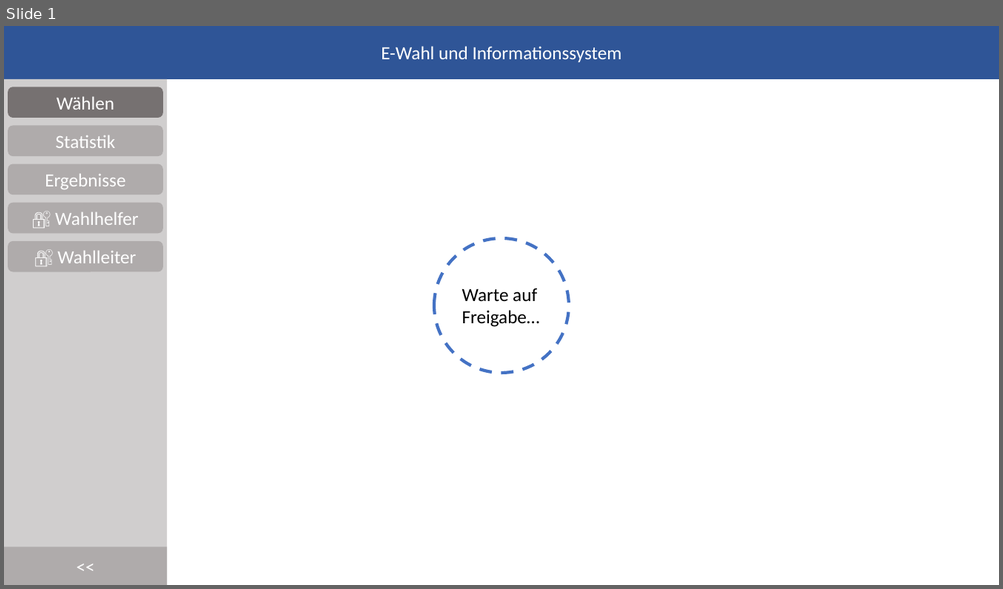
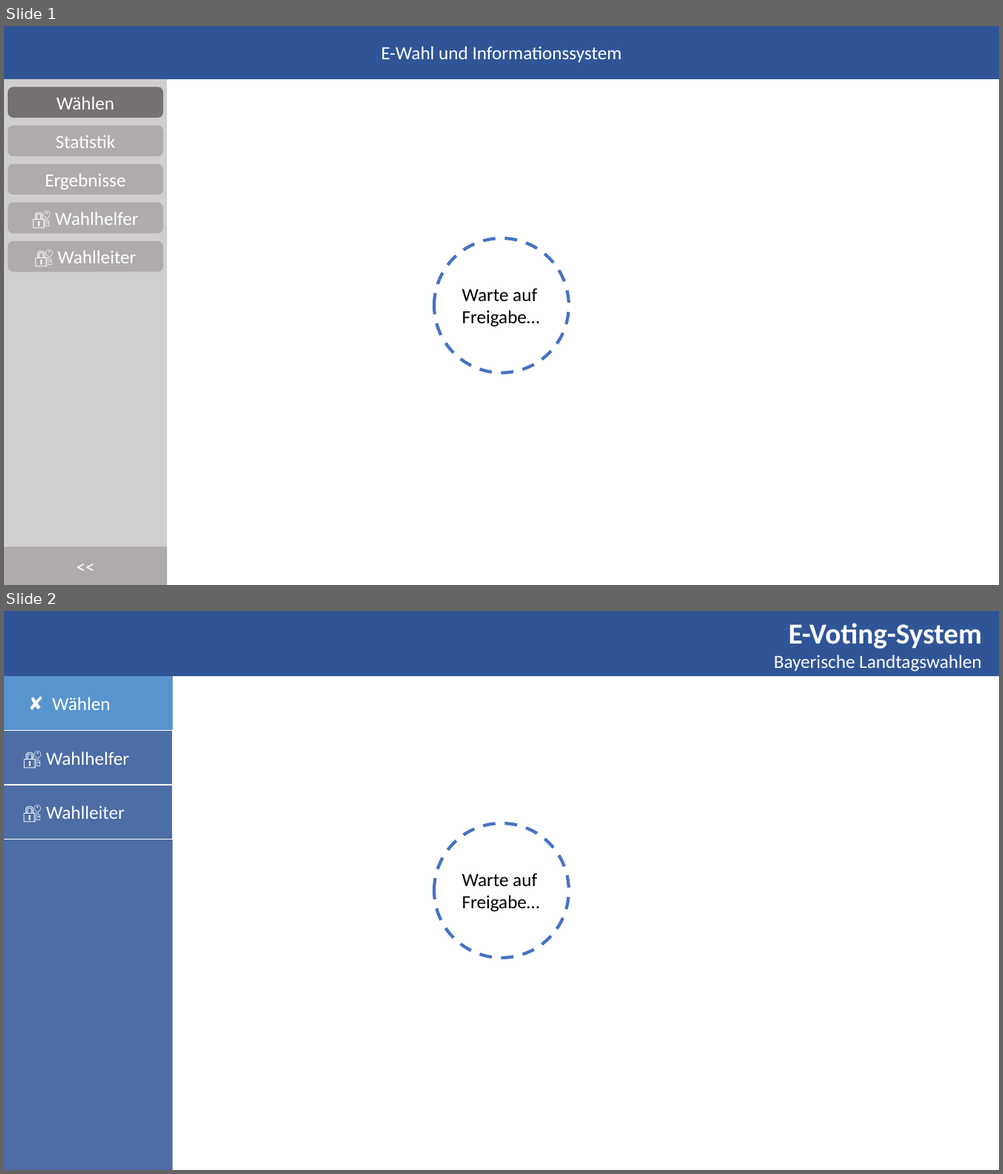
Before and after one commit to DominikHorn/wise2019-dbsystems-project, a slide deck: specification/Mock.pptx. Shown one above the other, each under a label of ours: slide 1 before the commit, slides 1 and 2 after it. The pictures are 1003x589 and 1003x1174 pixels, drawn with LibreOffice and Linux fonts; fonts in the diff are those of the drawing. Boxes give left, top, right and bottom in pixels: in the first picture for what was removed or moved away, otherwise in the second. Text is boxed around its words. In the diff, an @@ line names an element or a change of style, - is before the commit and + after.

```diff
--- a/specification/Mock.pptx
+++ b/specification/Mock.pptx
@@ slide 2 added at box(4, 611, 999, 1170), background #FFFFFF @@
@@ rectangle added at box(4, 611, 173, 1170), fill #2F5597 at 86% opacity @@
@@ rectangle added at box(4, 611, 999, 677), fill #2F5597 @@
@@ text added at box(774, 623, 982, 672), 18 pt, text #FFFFFF @@
+E-Voting-System
+Bayerische Landtagswahlen
@@ rectangle added at box(4, 677, 173, 731), fill #5B9BD5 at 86% opacity, 18 pt, text #FFFFFF @@
+✘ Wählen
@@ rectangle added at box(4, 730, 173, 785), fill #4C6DA6 at 86% opacity, outline #FFFFFF 1 pt, 18 pt, text #FFFFFF @@
+🔐 Wahlhelfer
@@ rectangle added at box(4, 785, 173, 840), fill #4C6DA6 at 86% opacity, outline #FFFFFF 1 pt, 18 pt, text #FFFFFF @@
+🔐 Wahlleiter
@@ ellipse added at box(434, 823, 568, 958), outline #4472C4 3 pt dashed @@
@@ text added at box(462, 873, 540, 912), 18 pt, text #000000 @@
+Warte auf Freigabe…
```
Also in this commit, not shown: 5 other slides added.
